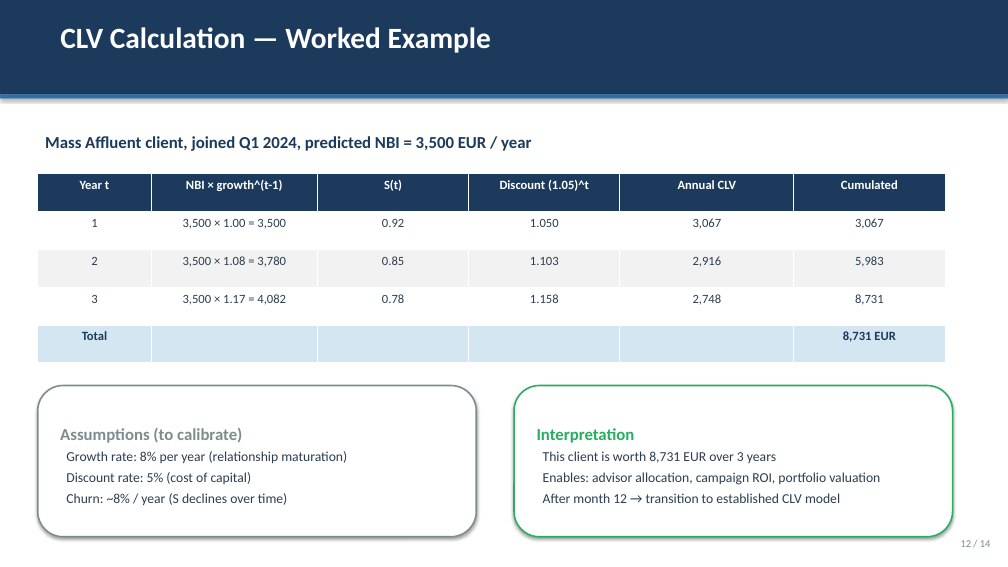
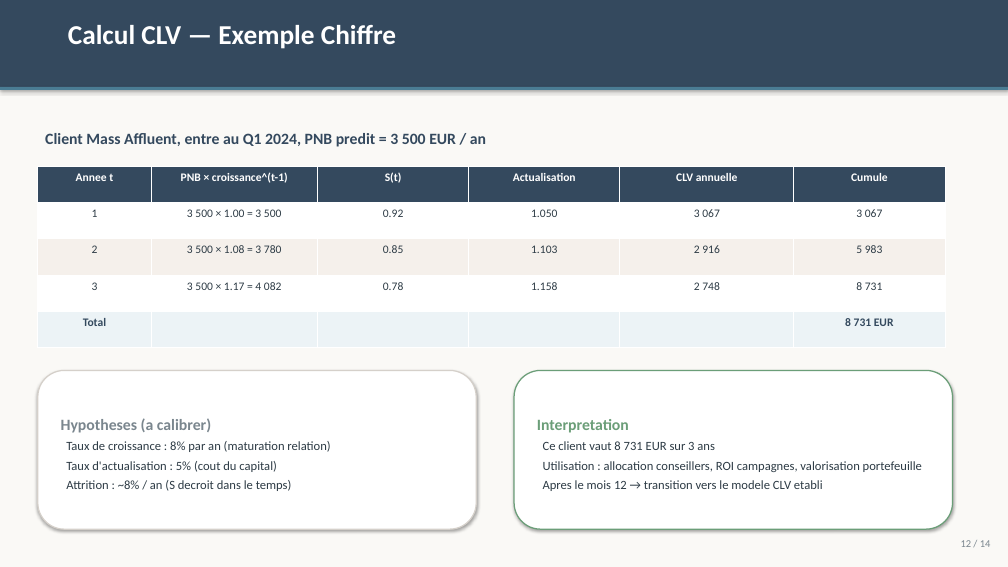
Before and after one commit to Rayen2Z/Claude-my-friend, a slide deck: slide 12 of Acquisition_model/CLV_Acquisition_Model_Presentation.pptx. Drawn at 1008x567 pixels with LibreOffice and Linux fonts; fonts in the diff are those of the drawing. Boxes give left, top, right and bottom in pixels: in the first picture for what was removed or moved away, otherwise in the second. Text is boxed around its words. In the diff, an @@ line names an element or a change of style, - is before the commit and + after.

```diff
--- a/Acquisition_model/CLV_Acquisition_Model_Presentation.pptx
+++ b/Acquisition_model/CLV_Acquisition_Model_Presentation.pptx
@@ background #FFFFFF to #FAF9F6 @@
@@ rectangle: place and size @@
-rectangle at bbox=[0, 0, 1008, 95]
+rectangle at bbox=[0, 0, 1008, 87]
@@ rectangle at bbox=[0, 0, 1008, 87]: fill #1B3A5C to #34495E @@
@@ text at bbox=[68, 25, 396, 49]: text changed; size 28 to 26 pt @@
-CLV Calculation — Worked Example
+Calcul CLV — Exemple Chiffre
@@ rectangle: place and size @@
-rectangle at bbox=[0, 95, 1008, 98]
+rectangle at bbox=[0, 87, 1008, 90]
@@ rectangle at bbox=[0, 87, 1008, 90]: fill #2C6FAD to #4A7C94 @@
@@ text at bbox=[45, 133, 486, 147]: text changed; size 16 to 15 pt; text colour #1B3A5C to #34495E @@
-Mass Affluent client, joined Q1 2024, predicted NBI = 3,500 EUR / year
+Client Mass Affluent, entre au Q1 2024, PNB predit = 3 500 EUR / an
@@ table at bbox=[38, 166, 945, 348] @@
-row 1: Year t | NBI × growth^(t-1) | S(t) | Discount (1.05)^t | Annual CLV | Cumulated
+row 1: Annee t | PNB × croissance^(t-1) | S(t) | Actualisation | CLV annuelle | Cumule
-row 2: 1 | 3,500 × 1.00 = 3,500 | 0.92 | 1.050 | 3,067 | 3,067
+row 2: 1 | 3 500 × 1.00 = 3 500 | 0.92 | 1.050 | 3 067 | 3 067
-row 3: 2 | 3,500 × 1.08 = 3,780 | 0.85 | 1.103 | 2,916 | 5,983
+row 3: 2 | 3 500 × 1.08 = 3 780 | 0.85 | 1.103 | 2 916 | 5 983
-row 4: 3 | 3,500 × 1.17 = 4,082 | 0.78 | 1.158 | 2,748 | 8,731
+row 4: 3 | 3 500 × 1.17 = 4 082 | 0.78 | 1.158 | 2 748 | 8 731
-row 5, column 6: 8,731 EUR
+row 5, column 6: 8 731 EUR
@@ fill #1B3A5C to #34495E in row 1 @@
@@ fill #F2F2F2 to #F5F0EB in row 3 @@
@@ fill #D4E6F1 to #ECF3F6 in row 5 @@
@@ size 12 to 11 pt in "S(t)", "1", "0.92", "1.050" and 7 more places @@
@@ text colour #2C3E50 to #2D3B45 in "1", "0.92", "1.050", "2" and 5 more places @@
@@ text colour #1B3A5C to #34495E in "Total" @@
@@ table: place and size @@
-table at bbox=[38, 174, 945, 363]
+table at bbox=[38, 166, 945, 348]
@@ rounded rectangle "Hypotheses (a calibrer)": place and size @@
-rounded rectangle "Hypotheses (a calibrer)" at bbox=[38, 386, 476, 537]
+rounded rectangle "Hypotheses (a calibrer)" at bbox=[38, 371, 476, 529]
@@ rounded rectangle "Hypotheses (a calibrer)" at bbox=[38, 371, 476, 529]: outline #7F8C8D 1.5 pt to #D5D0CA 1.2 pt @@
@@ rounded rectangle "Interpretation": place and size @@
-rounded rectangle "Interpretation" at bbox=[514, 386, 953, 537]
+rounded rectangle "Interpretation" at bbox=[514, 371, 953, 529]
@@ rounded rectangle "Interpretation" at bbox=[514, 371, 953, 529]: outline #27AE60 1.5 pt to #6B9E78 1.2 pt @@
@@ text in rounded rectangle at bbox=[61, 418, 330, 491]: text changed; size 13 to 12 pt; text colour #2C3E50 to #2D3B45 @@
-Assumptions (to calibrate)
-Growth rate: 8% per year (relationship maturation)
-Discount rate: 5% (cost of capital)
-Churn: ~8% / year (S declines over time)
+Hypotheses (a calibrer)
+Taux de croissance : 8% par an (maturation relation)
+Taux d'actualisation : 5% (cout du capital)
+Attrition : ~8% / an (S decroit dans le temps)
@@ text in rounded rectangle at bbox=[537, 419, 629, 433]: size 16 to 15 pt, text colour #27AE60 to #6B9E78 in "Interpretation" @@
@@ text in rounded rectangle at bbox=[543, 441, 922, 491]: text changed; size 13 to 12 pt; text colour #2C3E50 to #2D3B45 @@
-This client is worth 8,731 EUR over 3 years
-Enables: advisor allocation, campaign ROI, portfolio valuation
-After month 12 → transition to established CLV model
+Ce client vaut 8 731 EUR sur 3 ans
+Utilisation : allocation conseillers, ROI campagnes, valorisation portefeuille
+Apres le mois 12 → transition vers le modele CLV etabli
@@ text "12 / 14" at bbox=[961, 540, 991, 547]: text colour #7F8C8D to #7A868E @@
```
Also in this commit, not shown: 9 other slides changed, 4 slides added, 4 slides removed, 2 other files.
